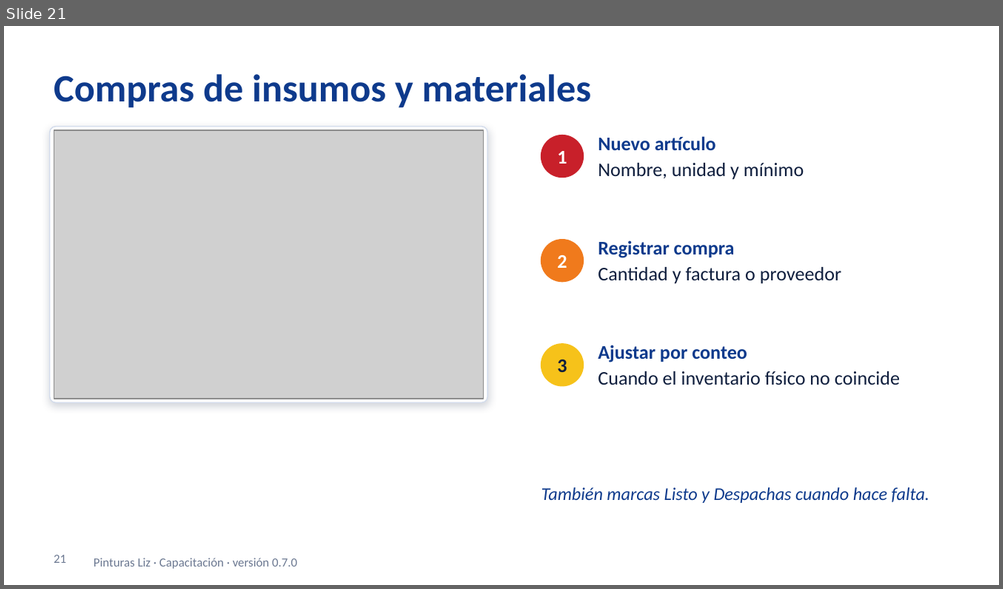
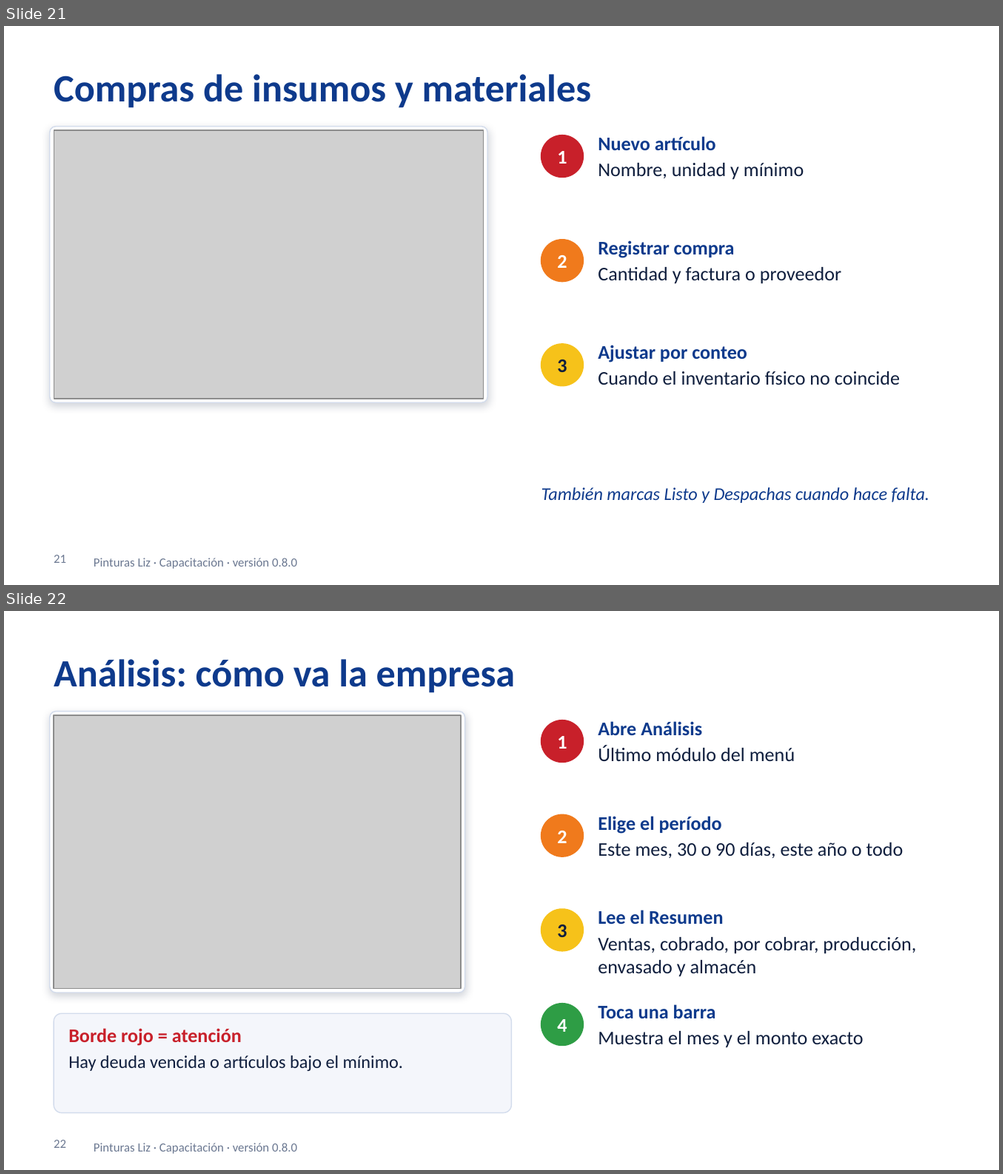
Before and after one commit to estadisticoJ/pinturas-liz-app, a slide deck: docs/capacitacion/capacitacion-pinturas-liz.pptx. Shown one above the other, each under a label of ours: slide 21 before the commit, slides 21 and 22 after it. The pictures are 1003x589 and 1003x1174 pixels, drawn with LibreOffice and Linux fonts; fonts in the diff are those of the drawing; grey boxes stand for pictures; background and template pictures are left out. Boxes give left, top, right and bottom in pixels: in the first picture for what was removed or moved away, otherwise in the second. Text is boxed around its words. In the diff, an @@ line names an element or a change of style, - is before the commit and + after.

```diff
--- a/docs/capacitacion/capacitacion-pinturas-liz.pptx
+++ b/docs/capacitacion/capacitacion-pinturas-liz.pptx
@@ slide 22 added at box(4, 611, 999, 1170), background #FFFFFF; not listed: 1 template element that a slide beside it also shows @@
@@ title added at box(54, 659, 515, 693), 28 pt, text #0E3A8C, bold @@
+Análisis: cómo va la empresa
@@ rounded rectangle added at box(50, 712, 464, 993), fill #FFFFFF, outline #D3DCEC 0.75 pt @@
@@ picture added at box(54, 715, 461, 989) @@
@@ ellipse added at box(541, 721, 583, 762), fill #C8202A, outline #C8202A 1 pt @@
@@ text added at box(597, 721, 794, 761), 14 pt, text #0F1E3D @@
+Abre Análisis
+Último módulo del menú
@@ text added at box(557, 736, 566, 749), 14 pt, text #FFFFFF, bold @@
+1
@@ ellipse added at box(541, 815, 583, 857), fill #F07A1C, outline #F07A1C 1 pt @@
@@ text added at box(557, 831, 566, 843), 14 pt, text #FFFFFF, bold @@
+2
@@ text added at box(597, 816, 903, 858), 14 pt, text #0F1E3D @@
+Elige el período
+Este mes, 30 o 90 días, este año o todo
@@ ellipse added at box(541, 909, 583, 951), fill #F6C21A, outline #F6C21A 1 pt @@
@@ text added at box(597, 910, 916, 977), 14 pt, text #0F1E3D @@
+Lee el Resumen
+Ventas, cobrado, por cobrar, producción, envasado y almacén
@@ text added at box(557, 925, 566, 937), 14 pt, text #0F1E3D, bold @@
+3
@@ ellipse added at box(541, 1004, 583, 1045), fill #2E9D45, outline #2E9D45 1 pt @@
@@ text added at box(597, 1005, 862, 1048), 14 pt, text #0F1E3D @@
+Toca una barra
+Muestra el mes y el monto exacto
@@ rounded rectangle added at box(54, 1014, 511, 1113), fill #F4F6FB, outline #D3DCEC 0.75 pt @@
@@ text added at box(68, 1028, 403, 1071), 13 pt, text #0F1E3D @@
+Borde rojo = atención
+Hay deuda vencida o artículos bajo el mínimo.
@@ text added at box(557, 1019, 566, 1032), 14 pt, text #FFFFFF, bold @@
+4
@@ page number added at box(54, 1140, 66, 1148), 9 pt, text #6B7891 @@
+22
@@ slide 21 changed as well @@
@@ text at box(94, 558, 297, 569): text changed @@
-Pinturas Liz · Capacitación · versión 0.7.0
+Pinturas Liz · Capacitación · versión 0.8.0
```
Also in this commit, not shown: 31 other slides changed, 2 other slides added, 34 other files.
